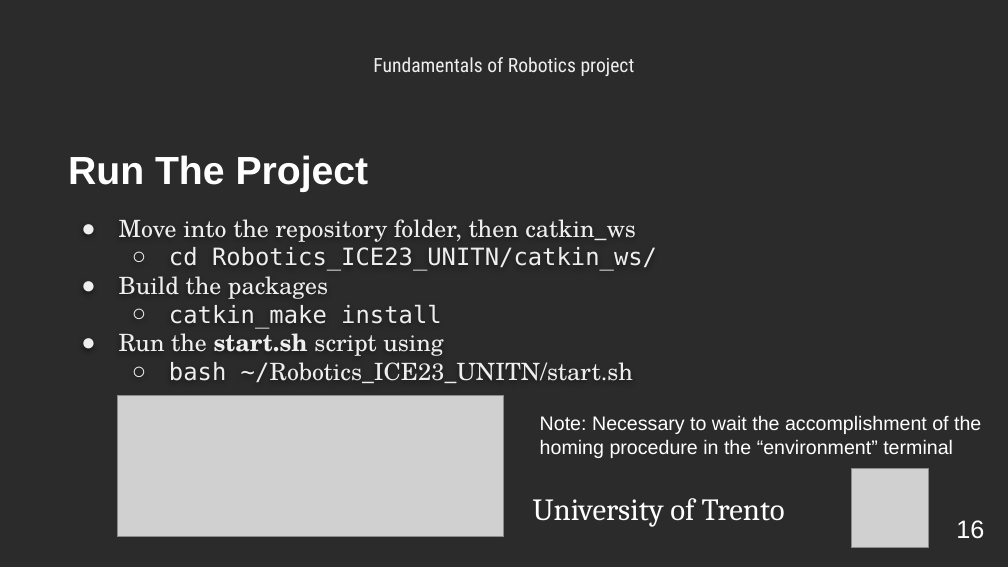
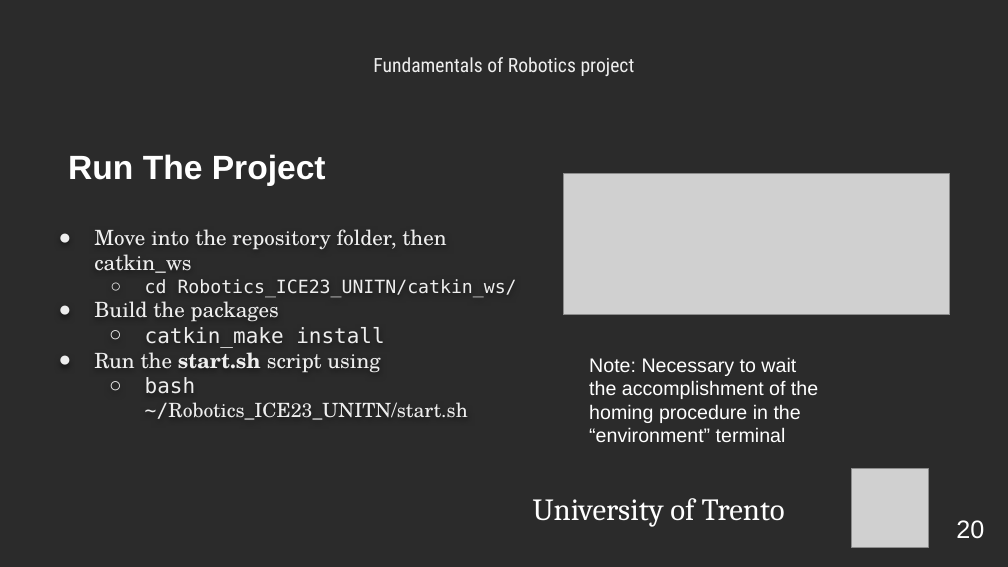
Before and after one commit to LordBions/Robotics_ICE23_UNITN, a slide deck: slide 20 of Documents/Robotics.pptx (slide 16 before the commit). Drawn at 1008x567 pixels with LibreOffice and Linux fonts; fonts in the diff are those of the drawing; grey boxes stand for pictures; background and template pictures are left out; a plain dark background stands for a picture behind light text. Boxes give left, top, right and bottom in pixels: in the first picture for what was removed or moved away, otherwise in the second. Text is boxed around its words. In the diff, an @@ line names an element or a change of style, - is before the commit and + after.

```diff
--- a/Documents/Robotics.pptx
+++ b/Documents/Robotics.pptx
@@ text "Run The Project" at box(68, 154, 326, 186): size 28 to 24 pt @@
@@ picture: place and size @@
-picture at box(118, 396, 504, 537)
+picture at box(563, 174, 950, 316)
@@ subtitle "Move into the repository folder, ...": place and size @@
-subtitle "Move into the repository folder, ..." at box(119, 219, 657, 383)
+subtitle "Move into the repository folder, ..." at box(94, 229, 517, 420)
@@ subtitle "Move into the repository folder, ..." at box(94, 229, 517, 420): size 17 to 15 pt in "Move into the repository folder, then catkin_ws", "Build the packages", "catkin_make install", "Run the start.sh script using" and 1 more places; size 17 to 13 pt in "cd Robotics_ICE23_UNITN/catkin_ws/"; size 17 to 14 pt in "~/Robotics_ICE23_UNITN/start.sh"; indent changed @@
@@ text "Note: Necessary to wait the ..." rewrapped from box(540, 415, 981, 458) to box(589, 357, 818, 442) @@
@@ page number at box(956, 520, 984, 539): text changed @@
-16
+20
```
Also in this commit, not shown: 15 other slides changed, 4 slides added, 6 other files.
